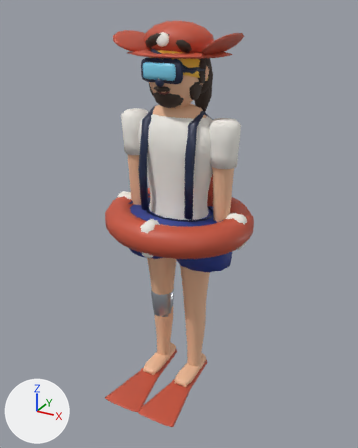
What one commit did to the FBX model Assets/_Project/Models/Characters/Diver.fbx.
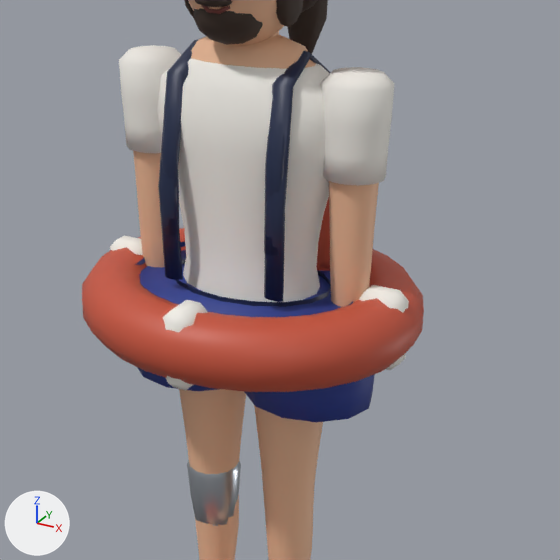
Old and new are each drawn whole from a 50 mm lens placed at (1.114, -2.019, 1.012), pointed at (0.025, -0.04, 0.022) and again close up on the part from 19% to 87% of the width and 20% to 74% of the height. Arrows for +X, +Y and +Z are at lower left; the lights stay in place. The last two pictures show the newer version. Both versions are drawn at full value of the shape key 'Fat' of 'Trunks'; the numbers are the values there.

The first close-up shows 'Body', 'Gear_Backpack', 'Gear_Beard', 'Gear_Blade', 'Gear_Ponytail', 'Gear_Shirt', 'Gear_SwimRing', 'Gear_Tank', 'NoGear_Blade', 'Trunks' and 1 more.
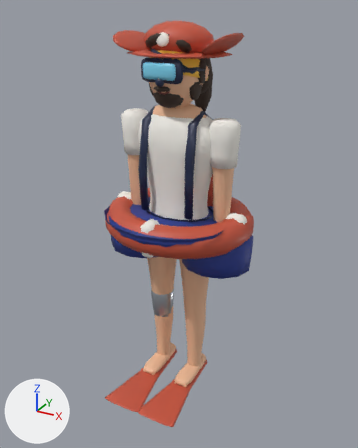
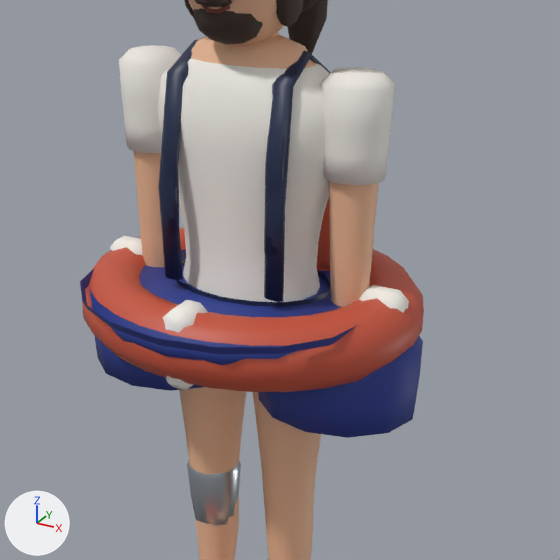
The edits, one by one:
me_trunks is used by ob_trunks; location (0.0, 0.0, 0.0).
me_trunks had 364 vertices, 394 faces and spanned x -0.296..0.296, y -0.273..0.223, z -0.177..0.092.
me_trunks now has 364 vertices, 394 faces and spans x -0.397..0.397, y -0.379..0.227, z -0.177..0.092.
me_trunks part 1: 362 of 364 vertices moved; they spanned x -0.296..0.296, y -0.273..0.223, z -0.177..0.092 and now span x -0.397..0.397, y -0.379..0.227, z -0.177..0.092; mean shift (0.0, -0.025, 0.0); largest move (-0.259, 0.0, 0.092) -> (-0.32, -0.116, 0.092).

Changed parts and their boxes (x1, y1, x2, y2) in the close-ups (560 x 560 px):
'Trunks', reshaped (42% wider)
    before: (134, 242, 375, 422)
    after: (80, 249, 423, 438)
